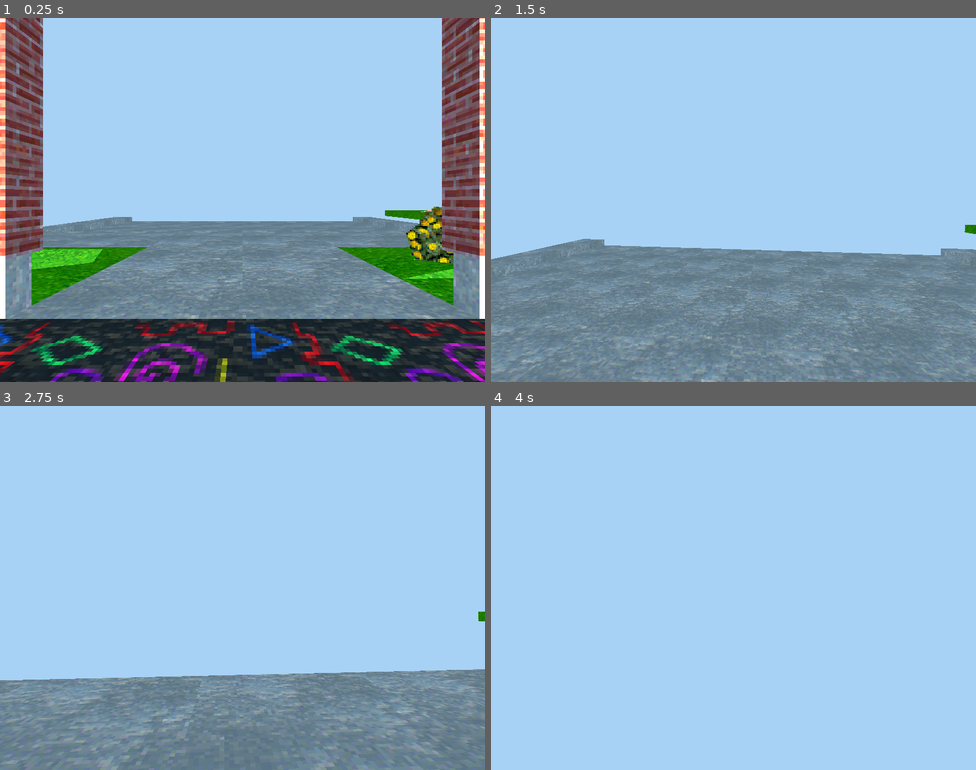
Above: before the commit, frames 1-4 (two rows, left to right).
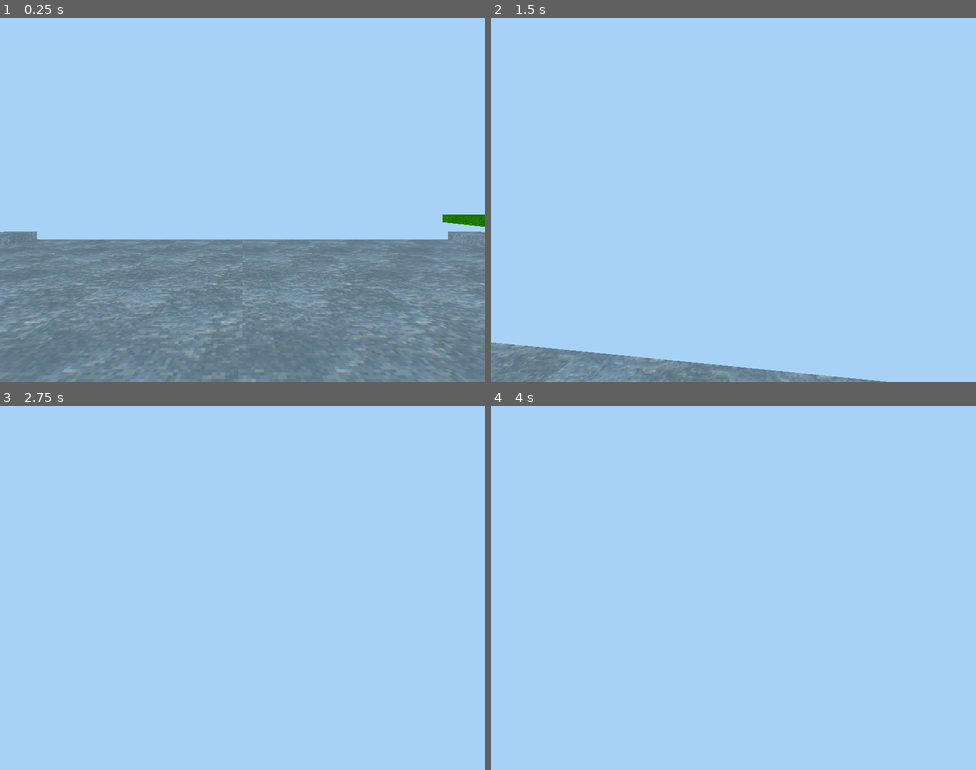
Above: after the commit, the same moments.

Repository: Cassumbra/gamesworld
Game: Godot game, scene res://3D Hub/3D Hub.tscn
The game is run twice, just before and just after one commit, with the same random seed, the same clock (stepped at 60 frames per second) and the same inputs. This scene is started directly instead of the project's main scene.
Inputs (mouse positions are in pixels of both pictures, inside the frame that each line leads up to):
- Up to frame 1 (0.25 s): no input
- Up to frame 2 (1.5 s): tap Enter at 0.5 s; move the mouse to (757, 200) at 0.52 s; hold C (primary) 0.53-1.28 s; hold W (up) from 0.53 s (still down); tap Space (jump) at 0.77 s; move the mouse to (709, 200) at 1.27 s; tap X (secondary) at 1.35 s
- Up to frame 3 (2.75 s): keep holding W (up); tap Space (jump) at 1.52 s; move the mouse to (252, 580) at 2.02 s; hold C (primary) from 2.03 s (still down)
- Up to frame 4 (4 s): keep holding W (up); move the mouse to (728, 595) at 2.77 s; release C (primary) at 2.78 s; tap X (secondary) at 2.85 s; tap Space (jump) at 3.02, 3.5, 3.77 s; move the mouse to (767, 591) at 3.52 s; hold C (primary) from 3.53 s (still down)

The runs differ from the first frame. In frame 1, 41% of the frame differs, in the area x 0-100%, y 0-100%; in frame 2, 33%; in frame 3, 26%; in frame 4, nothing differs.

Commit message:
Fix billboarding
because i broke it when i "unified the player". oops!

Diff:
--- a/3D Hub/3D Hub.tscn
+++ b/3D Hub/3D Hub.tscn
@@ -253,6 +253,7 @@
 camera_attributes = SubResource("CameraAttributesPractical_44ouy")
 
 [node name="UnifiedPlayer" parent="." instance=ExtResource("8_12kqo")]
+transform = Transform3D(1, 0, 0, 0, 1, 0, 0, 0, 1, 0, 0.8829279, -6.4992185)
 
 [node name="BillboardDeco" parent="." instance=ExtResource("8_gai0j")]
 transform = Transform3D(1, 0, 0, 0, 1, 0, 0, 0, 1, 3.1210418, 1.0834923, -3.3922334)
--- a/3D/billboard_deco.gd
+++ b/3D/billboard_deco.gd
@@ -25,6 +25,7 @@
 		rotation_degrees.x += 20 * delta
 
 func billboard(flip = false):
+
 	look_at(Global3d.player_pos, Vector3.UP)
 	if flip:
 		if rotation_degrees.y > -90 and rotation_degrees.y < 90:
--- a/3D/player/unified_player.gd
+++ b/3D/player/unified_player.gd
@@ -50,6 +50,8 @@
 
 	move_and_slide()
 
+	Global3d.player_pos = position
+
 	if direction != Vector3(0, 0, 0) and is_on_floor() and step_timer.time_left <= 0:
 		step_timer.start(0.25)
 		step.play()
Not shown, changed: 2D/alchemy_reticle.png.import
Not shown, changed: 2D/princess_iris.png.import
Not shown, changed: 2D/rose.png.import
Not shown, changed: 2D/rose_walk.png.import
Not shown, changed: 2D/tank.png.import
Not shown, changed: 2D/tileset.png.import
Not shown, changed: icon.svg.import
Not shown, changed: .gitignore
